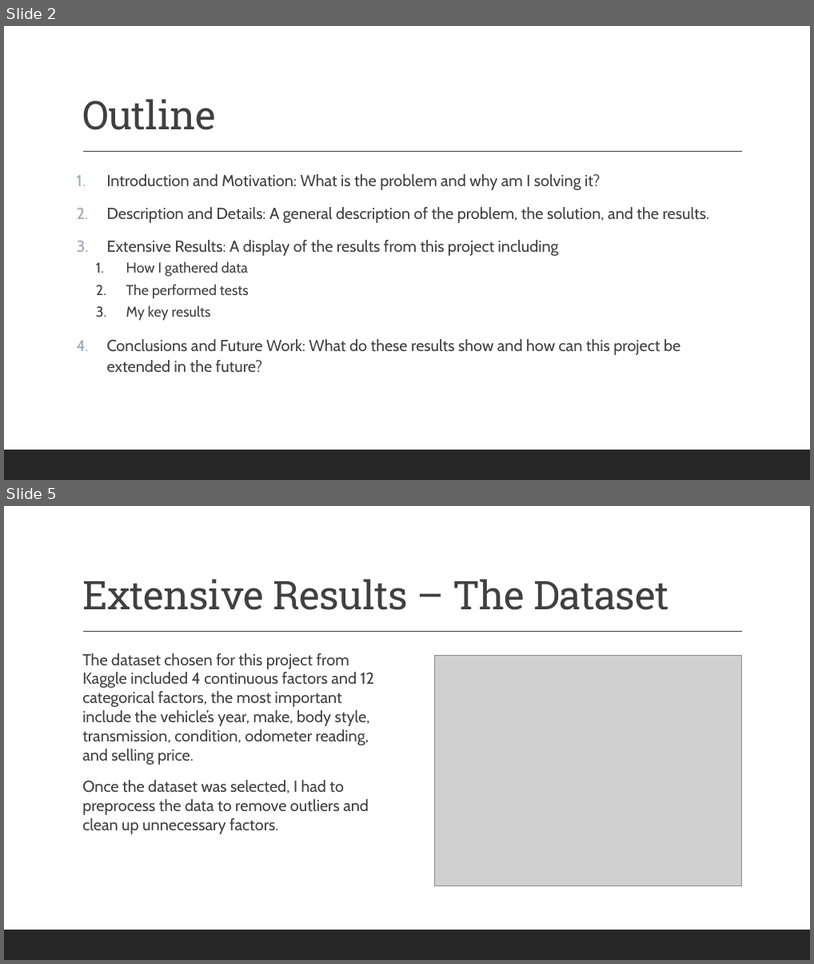
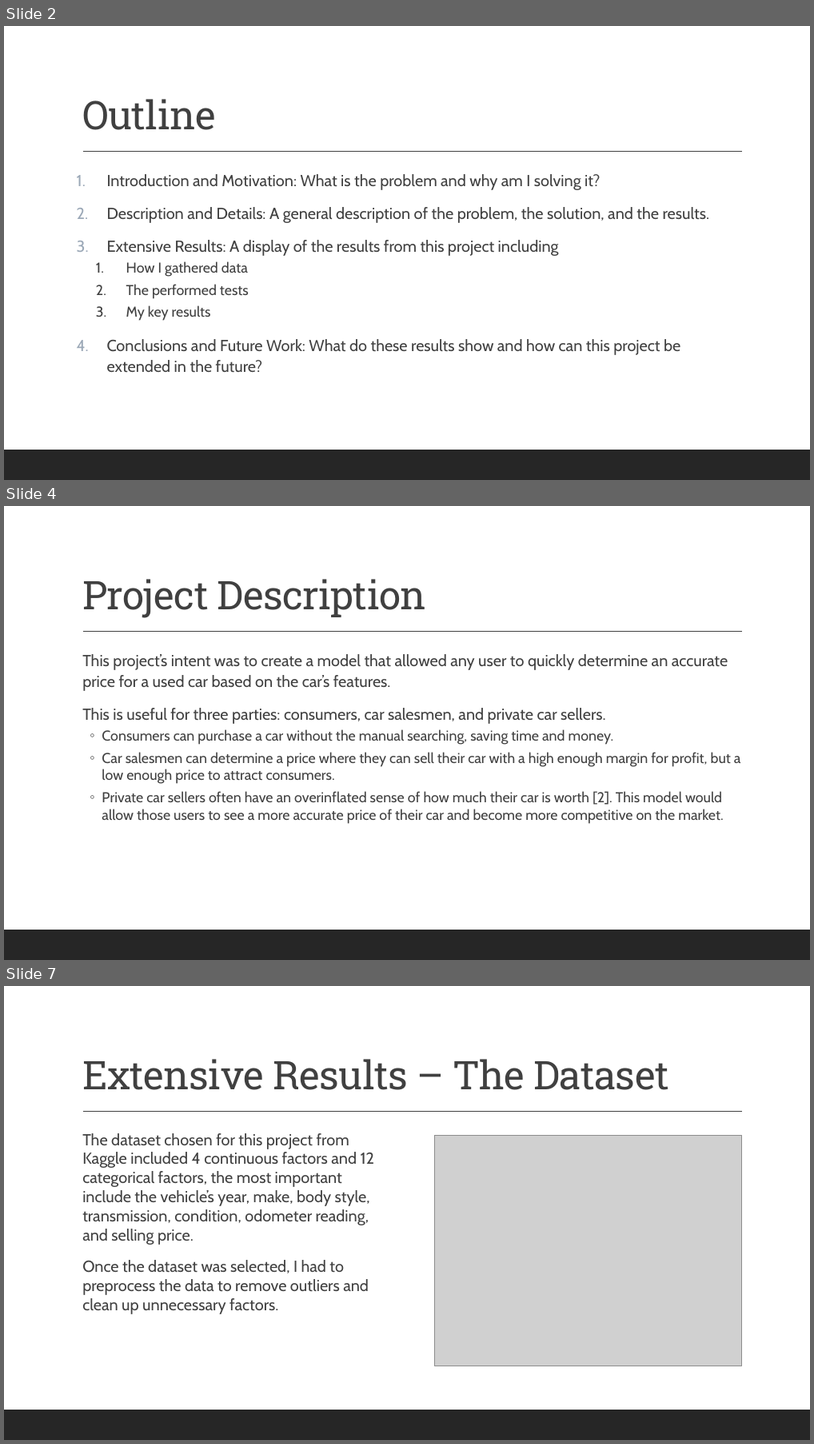
Before and after one commit to DesktopCoder1407/CS4267-MachineLearning, a slide deck: Project-Final Presentation-CS4267-Parker Smith.pptx. Shown one above the other, each under a label of ours: slides 2 and 5 before the commit, slides 2, 4 and 7 after it; the slides between them are not shown. The pictures are 814x964 and 814x1444 pixels, drawn with LibreOffice and Linux fonts; fonts in the diff are those of the drawing; grey boxes stand for pictures. Boxes give left, top, right and bottom in pixels: in the first picture for what was removed or moved away, otherwise in the second. Text is boxed around its words. In the diff, an @@ line names an element or a change of style, - is before the commit and + after.

```diff
--- a/Project-Final Presentation-CS4267-Parker Smith.pptx
+++ b/Project-Final Presentation-CS4267-Parker Smith.pptx
@@ slide 4 added at <box>4,506,810,960</box>, background #FFFFFF; not listed: 2 template elements that a slide beside it also shows @@
@@ title added at <box>82,579,426,618</box>, 47 pt, text #404040 @@
+Project Description
@@ text added at <box>82,654,742,824</box>, 17 pt, text #404040 @@
+  This project’s intent was to create a model that allowed any user to quickly determine an accurate price for a used car based on the car’s features.
+  This is useful for three parties: consumers, car salesmen, and private car sellers.
+  ◦ Consumers can purchase a car without the manual searching, saving time and money.
+  ◦ Car salesmen can determine a price where they can sell their car with a high enough margin for profit, but a low enough price to attract consumers.
+  ◦ Private car sellers often have an overinflated sense of how much their car is worth [2]. This model would allow those users to see a more accurate price of their car and become more competitive on the market.
@@ what was slide 5 is now slide 7 @@
```
Also in this commit, not shown: 6 slides changed, 3 other slides added, 2 slides removed.
